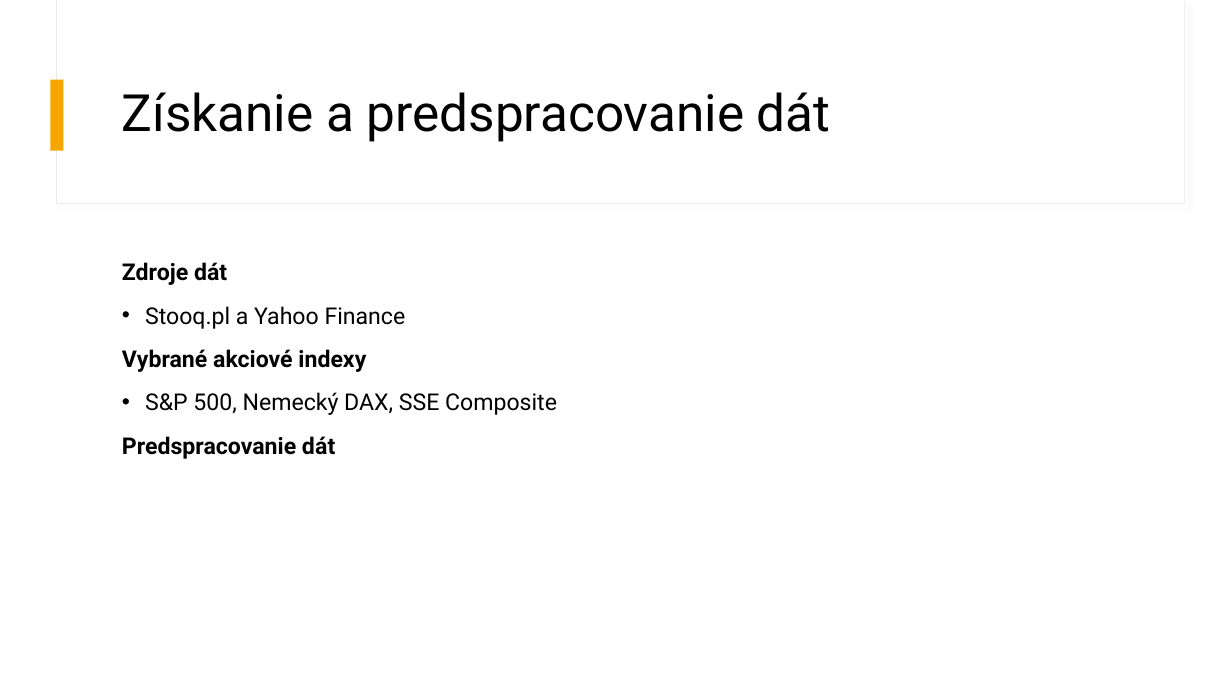
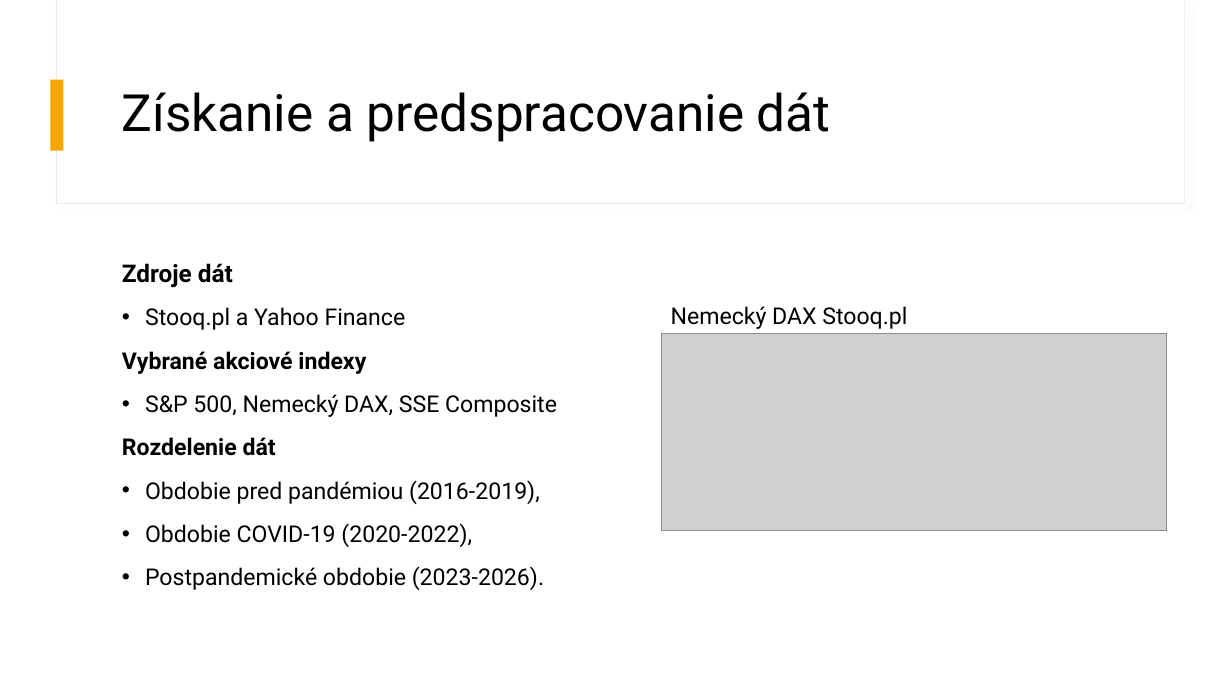
Before and after one commit to MatejLuzak/Identification-of-Patterns-of-Stock-Market-Volatility-in-the-USA-China-and-Europe-Using-AI-Methods, a slide deck: slide 6 of Identifikácia vzorov v časových radoch pre komparáciu volatility.pptx. Drawn at 1232x693 pixels with LibreOffice and Linux fonts; fonts in the diff are those of the drawing; grey boxes stand for pictures. Boxes give left, top, right and bottom in pixels: in the first picture for what was removed or moved away, otherwise in the second. Text is boxed around its words. In the diff, an @@ line names an element or a change of style, - is before the commit and + after.

```diff
--- a/Identifikácia vzorov v časových radoch pre komparáciu volatility.pptx
+++ b/Identifikácia vzorov v časových radoch pre komparáciu volatility.pptx
@@ text at (x1=122, y1=263, x2=233, y2=288): size 18 to 19 pt in "Zdroje dát" @@
@@ text added at (x1=671, y1=306, x2=907, y2=329), 18 pt, text #000000 @@
+Nemecký DAX Stooq.pl
@@ picture added at (x1=662, y1=334, x2=1167, y2=531) @@
@@ text at (x1=122, y1=437, x2=544, y2=590): text changed; bold off @@
-Predspracovanie dát
+Rozdelenie dát
+• Obdobie pred pandémiou (2016-2019),
+• Obdobie COVID-19 (2020-2022),
+• Postpandemické obdobie (2023-2026).
```
Also in this commit, not shown: 1 other slide changed, 1 slide removed, 1 other file.
